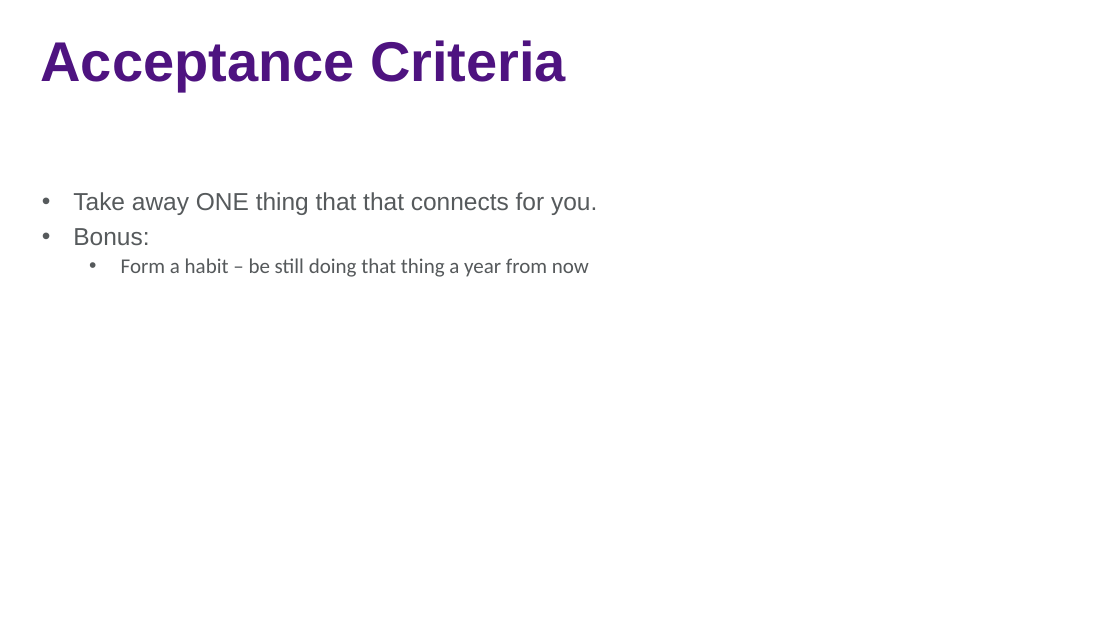
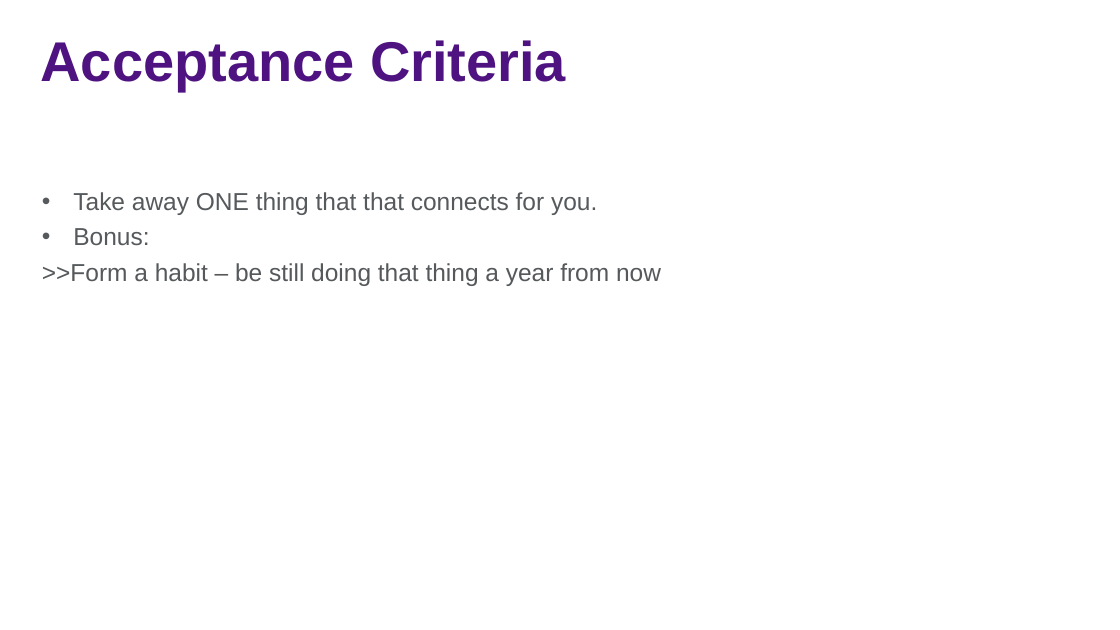
Before and after one commit to jasonjwood/presentations, a slide deck: slide 3 of InFusion2016 - Getting It Done - Jason Wood.pptx. Drawn at 1120x630 pixels with LibreOffice and Linux fonts; fonts in the diff are those of the drawing; background and template pictures are left out. Boxes give left, top, right and bottom in pixels: in the first picture for what was removed or moved away, otherwise in the second. Text is boxed around its words. In the diff, an @@ line names an element or a change of style, - is before the commit and + after.

```diff
--- a/InFusion2016 - Getting It Done - Jason Wood.pptx
+++ b/InFusion2016 - Getting It Done - Jason Wood.pptx
@@ text at (x1=42, y1=263, x2=661, y2=286): text changed; size 18 to 21 pt; font Calibri to Arial @@
-  • Form a habit – be still doing that thing a year from now
+>>Form a habit – be still doing that thing a year from now
```
Also in this commit, not shown: 14 other slides changed, 4 slides added, 3 slides removed, 1 other file.
